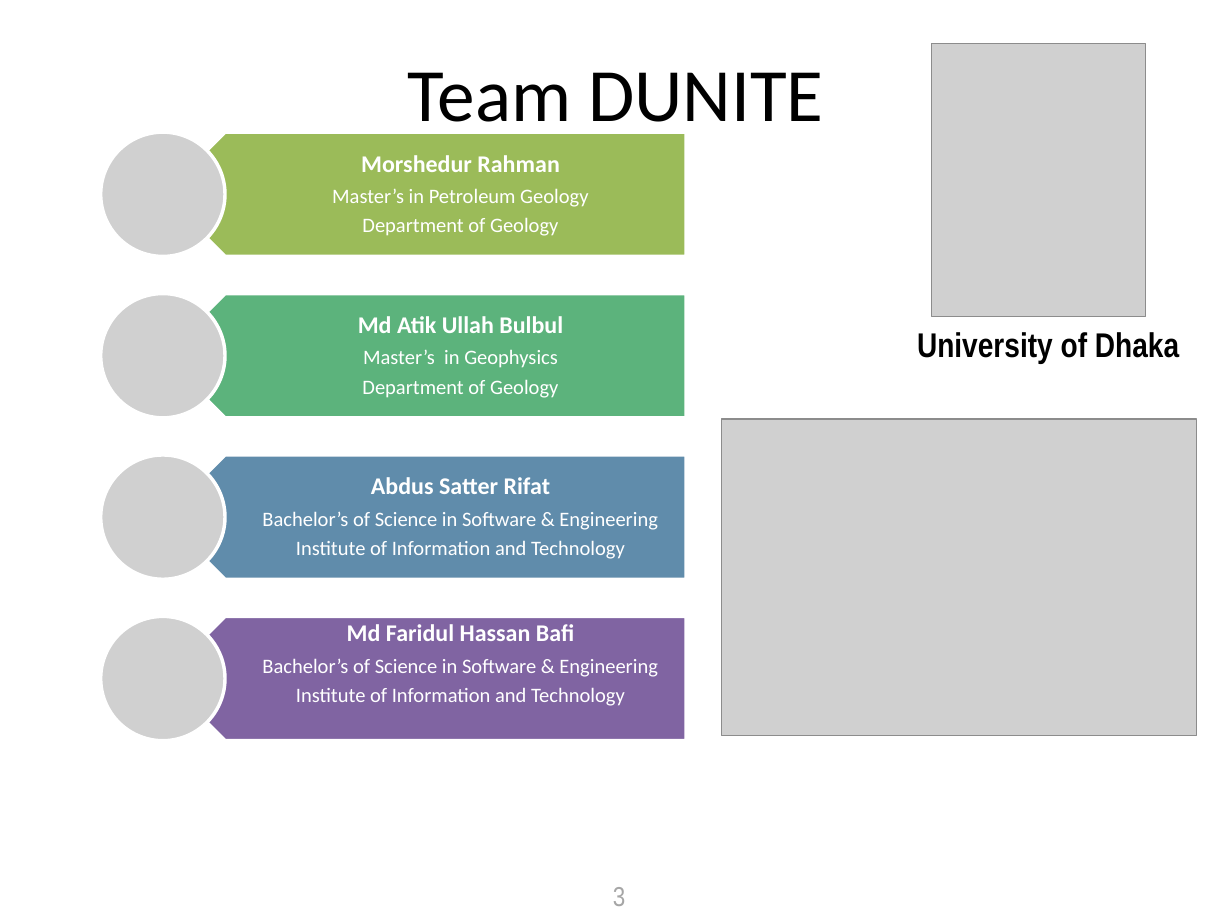
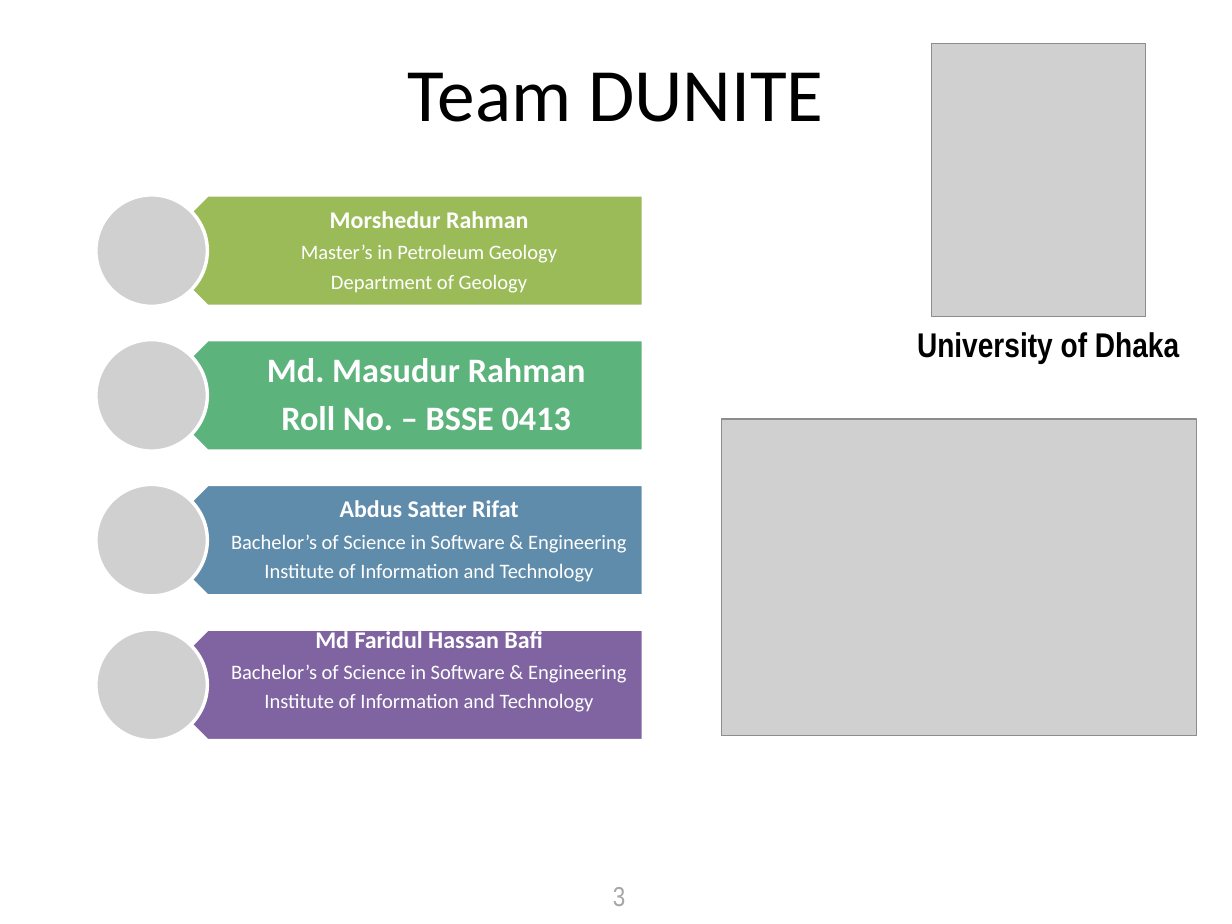
Before and after one commit to rifatbit0401/Human-Resource-Management-System, a slide deck: slide 2 of Presentation/HRMS.pptx. Drawn at 1232x924 pixels with LibreOffice and Linux fonts; fonts in the diff are those of the drawing; grey boxes stand for pictures. Boxes give left, top, right and bottom in pixels: in the first picture for what was removed or moved away, otherwise in the second. Text is boxed around its words. In the diff, an @@ line names an element or a change of style, - is before the commit and + after.

Commit message:
updated by masud

```diff
--- a/Presentation/HRMS.pptx
+++ b/Presentation/HRMS.pptx
@@ picture removed at <box>101,132,225,256</box> @@
@@ picture added at <box>96,195,207,306</box> @@
@@ pentagon arrow: place and size @@
-pentagon arrow at <box>163,132,686,256</box>
+pentagon arrow at <box>152,195,643,306</box>
@@ text "Morshedur Rahman": place and size @@
-text "Morshedur Rahman" at <box>332,155,588,236</box>
+text "Morshedur Rahman" at <box>301,211,557,293</box>
@@ text removed at <box>358,316,563,398</box> @@
-Md Atik Ullah Bulbul
-Master’s in Geophysics
-Department of Geology
@@ picture: place and size @@
-picture at <box>101,293,225,418</box>
+picture at <box>96,340,207,451</box>
@@ pentagon arrow: place and size @@
-pentagon arrow at <box>163,293,686,418</box>
+pentagon arrow at <box>152,340,643,451</box>
@@ text added at <box>267,358,586,430</box>, 20 pt, text #FFFFFF, bold @@
+Md. Masudur Rahman
+Roll No. – BSSE 0413
@@ picture: place and size @@
-picture at <box>101,455,225,579</box>
+picture at <box>96,484,207,595</box>
@@ pentagon arrow: place and size @@
-pentagon arrow at <box>163,455,686,579</box>
+pentagon arrow at <box>152,484,643,595</box>
@@ text "Abdus Satter Rifat": place and size @@
-text "Abdus Satter Rifat" at <box>262,477,658,559</box>
+text "Abdus Satter Rifat" at <box>231,500,627,582</box>
@@ text "Md Faridul Hassan Bafi": place and size @@
-text "Md Faridul Hassan Bafi" at <box>262,624,658,706</box>
+text "Md Faridul Hassan Bafi" at <box>231,627,627,712</box>
@@ picture: place and size @@
-picture at <box>101,616,225,740</box>
+picture at <box>96,630,207,740</box>
@@ pentagon arrow: place and size @@
-pentagon arrow at <box>163,616,686,740</box>
+pentagon arrow at <box>152,630,643,740</box>
```
Also in this commit, not shown: 9 slides added, 1 other file.
